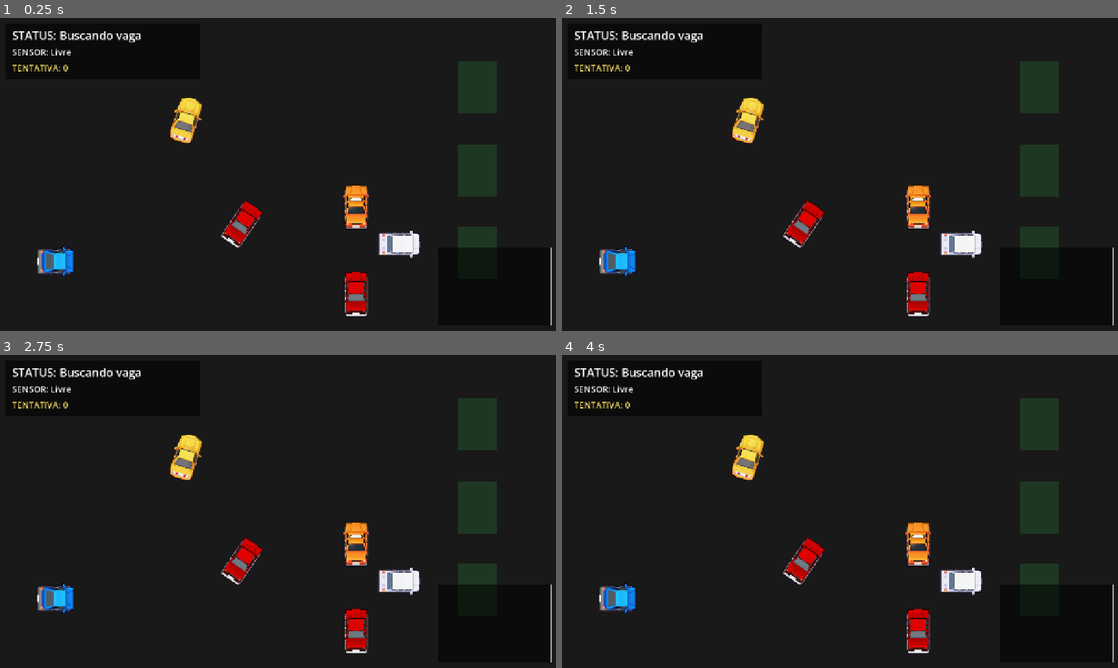
Above: before the commit, frames 1-4 (two rows, left to right).
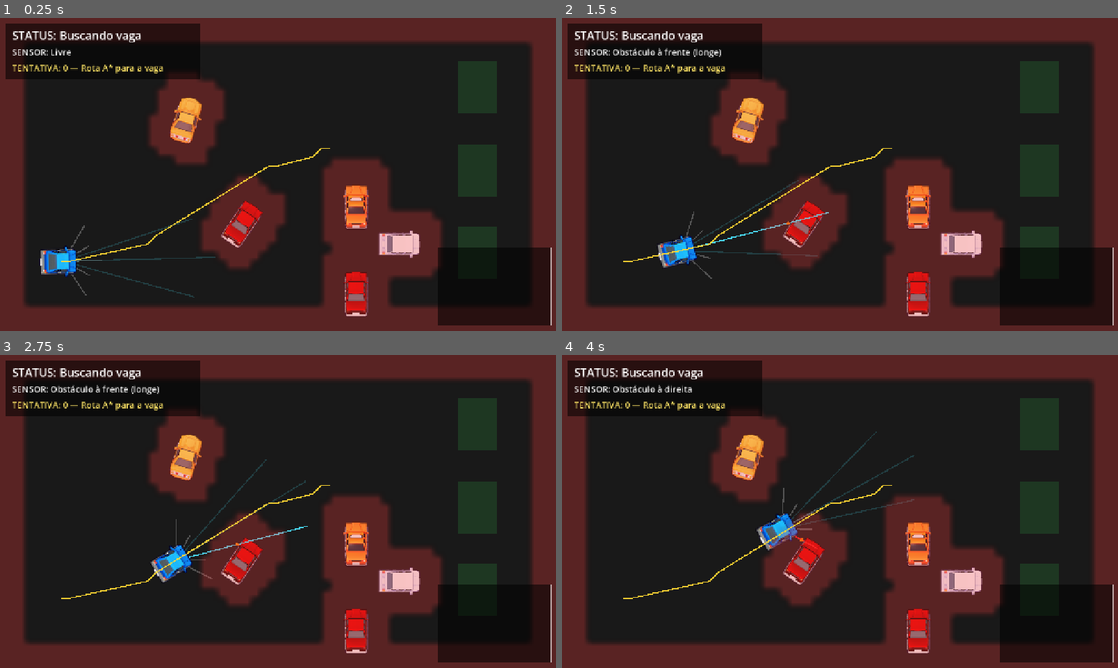
Above: after the commit, the same moments.

Repository: omurilomota/estacionamento-automatico-godot
Game: Godot game, scene res://scenes/Mundo.tscn
Same seed, same stepped clock (60 frames per second), same inputs: the game is played once before the commit and once after it.
Inputs:
- Up to frame 1 (0.25 s): no input
- Up to frame 2 (1.5 s): tap Enter at 0.5 s; tap 1 at 0.6 s; tap 3 at 1.35 s
- Up to frame 3 (2.75 s): tap R at 2.1 s
- Up to frame 4 (4 s): tap 1 at 2.85 s; tap 3 at 3.6 s

The runs differ from the first frame. In frame 1, 36% of the frame differs, in the area x 0-100%, y 0-100%; in frame 2, 37%; in frame 3, 37%; in frame 4, 37%.
Error before the commit: Parse Error: Cannot infer the type of "rota_p" variable because the value doesn't have a set type. (res://scripts/Carro.gd:155)

Commit message:
Corrige parse errors: nome duplicado mostrar_rota e inferência de tipo

Diff:
--- a/scripts/Carro.gd
+++ b/scripts/Carro.gd
@@ -152,7 +152,7 @@
 	if not vaga_prioritaria.is_empty():
 		var prioritaria := get_node_or_null(vaga_prioritaria)
 		if prioritaria != null and not prioritaria.ocupada:
-			var rota_p := planejador.achar_rota(global_position, prioritaria.global_position)
+			var rota_p: Array = planejador.achar_rota(global_position, prioritaria.global_position)
 			if rota_p.size() >= 2:
 				return {"vaga": prioritaria, "rota": rota_p}
 	# Senão: a vaga livre ALCANÇÁVEL mais próxima (menor rota).
@@ -161,7 +161,7 @@
 	for vaga in container_vagas.get_children():
 		if vaga.ocupada:
 			continue
-		var rota := planejador.achar_rota(global_position, vaga.global_position)
+		var rota: Array = planejador.achar_rota(global_position, vaga.global_position)
 		if rota.size() < 2:
 			continue
 		var custo := _comprimento_rota(rota)
@@ -185,7 +185,7 @@
 	indice_waypoint = 0
 	_resetar_tentativa()
 	if planejador != null:
-		planejador.mostrar_rota(rota)
+		planejador.definir_rota(rota)
 
 
 func _ao_pedir_nova_vaga_interna() -> void:
@@ -446,7 +446,7 @@
 		alvo = waypoints[waypoints.size() - 1]
 	else:
 		alvo = global_position
-	var rota := planejador.achar_rota(global_position, alvo)
+	var rota: Array = planejador.achar_rota(global_position, alvo)
 	if rota.size() >= 2:
 		_aplicar_rota(rota)
 		tentativa_mudou.emit(0, "Replanejou rota (A*)")
--- a/scripts/Planejador.gd
+++ b/scripts/Planejador.gd
@@ -119,7 +119,7 @@
 
 
 # A rota que o carro está seguindo (desenhada na tela).
-func mostrar_rota(rota: Array) -> void:
+func definir_rota(rota: Array) -> void:
 	_rota_desenhar.clear()
 	for ponto in rota:
 		_rota_desenhar.append(ponto)
Not shown, added: scripts/Planejador.gd.uid
